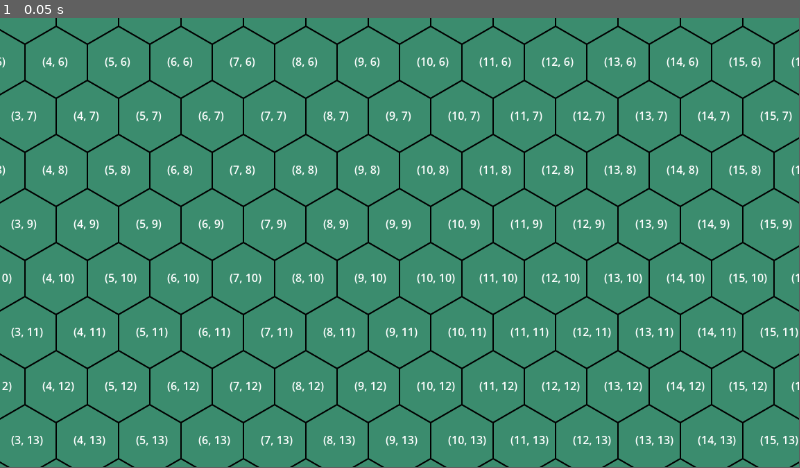
Above: before the commit, frame 1.
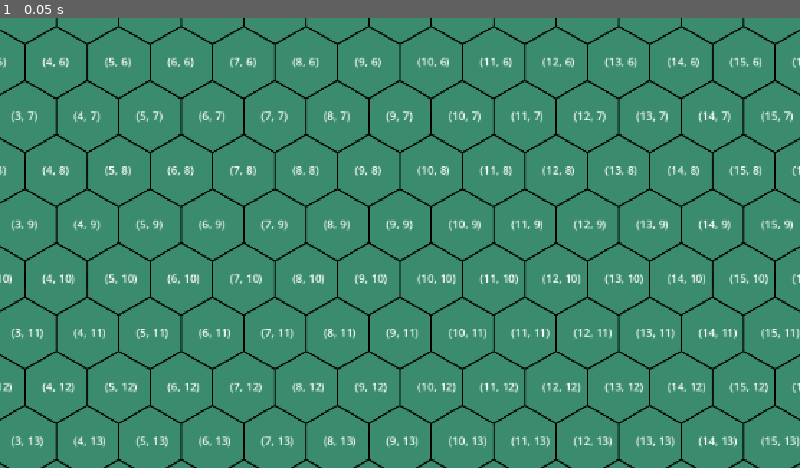
Above: after the commit, the same moment.

Repository: pawel-dubiel/godot-experiment
Game: Godot game, scene res://scenes/Main.tscn
Same seed, same stepped clock (60 frames per second), same inputs: the game is played once before the commit and once after it.
Inputs:
- Up to frame 1 (0.05 s): no input
In our replay, the window is 799x449 before the commit and 800x450 after it. These sizes can differ from the game's own. Grey fills any space a smaller window leaves; there, only what the larger window draws over its background counts as a difference.

The runs differ from the first frame. In frame 1, 11% of the frame differs, in the area x 0-100%, y 0-100%.

Commit message:
feat: Configure resizable window and cleanup project settings

Diff:
--- a/project.godot
+++ b/project.godot
@@ -13,9 +13,10 @@
 config/name="godot-experiment"
 run/main_scene="res://scenes/Main.tscn"
 config/features=PackedStringArray("4.5", "Forward Plus")
-display/window/stretch/mode="canvas_items"
-display/window/stretch/aspect="expand"
-config/features=PackedStringArray("4.5", "Forward Plus")
-display/window/stretch/mode="canvas_items"
-display/window/stretch/aspect="expand"
 config/icon="res://icon.svg"
+
+[display]
+
+window/stretch/mode="canvas_items"
+window/stretch/aspect="expand"
+window/size/resizable=true
